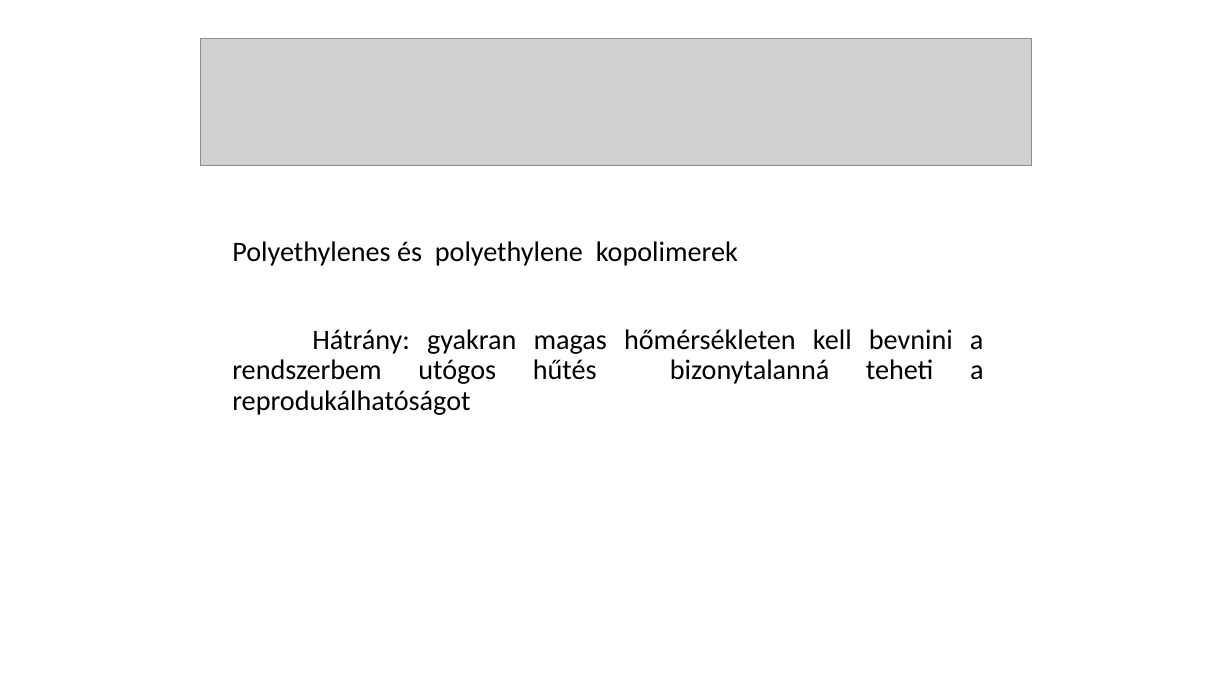
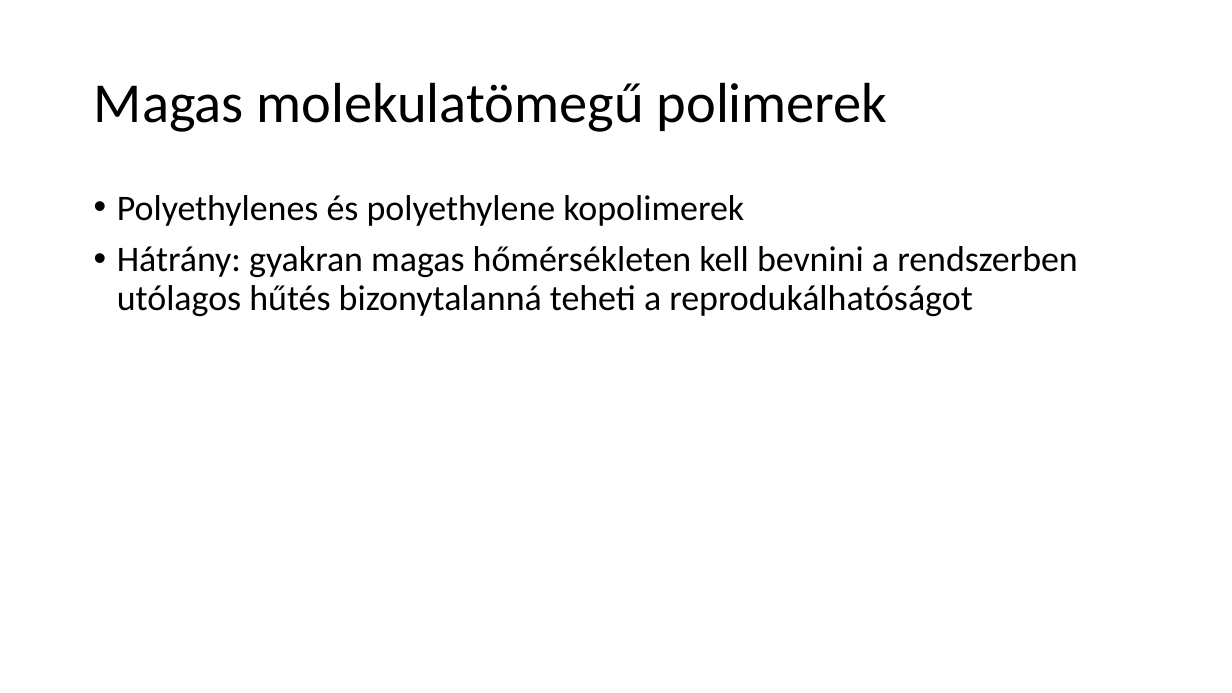
Before and after one commit to LilianaBohus/chemistry-presenations, a slide deck: slide 22 of oil-based-suspensions.ppt (slide 23 before the commit). Drawn at 1232x693 pixels with LibreOffice and Linux fonts; fonts in the diff are those of the drawing; grey boxes stand for pictures. Boxes give left, top, right and bottom in pixels: in the first picture for what was removed or moved away, otherwise in the second. Text is boxed around its words. In the diff, an @@ line names an element or a change of style, - is before the commit and + after.

```diff
--- a/oil-based-suspensions.ppt
+++ b/oil-based-suspensions.ppt
@@ picture removed at box(200, 39, 1032, 165) @@
@@ title added at box(94, 82, 888, 132), 44 pt, text #000000 @@
+Magas molekulatömegű polimerek
@@ text "Polyethylenes és polyethylene kopolimerek": place and size @@
-text "Polyethylenes és polyethylene kopolimerek" at box(232, 241, 984, 415)
+text "Polyethylenes és polyethylene kopolimerek" at box(117, 195, 1077, 316)
@@ text at box(117, 195, 744, 226): size 22 to 28 pt in "Polyethylenes és polyethylene kopolimerek"; alignment justified to left; bullet none to • @@
@@ text at box(117, 246, 1077, 316): text changed; size 22 to 28 pt @@
-Hátrány: gyakran magas hőmérsékleten kell bevnini a rendszerbem utógos hűtés bizonytalanná teheti a reprodukálhatóságot
+• Hátrány: gyakran magas hőmérsékleten kell bevnini a rendszerben utólagos hűtés bizonytalanná teheti a reprodukálhatóságot
```
Also in this commit, not shown: 22 other slides changed, 2 slides added, 2 slides removed.
